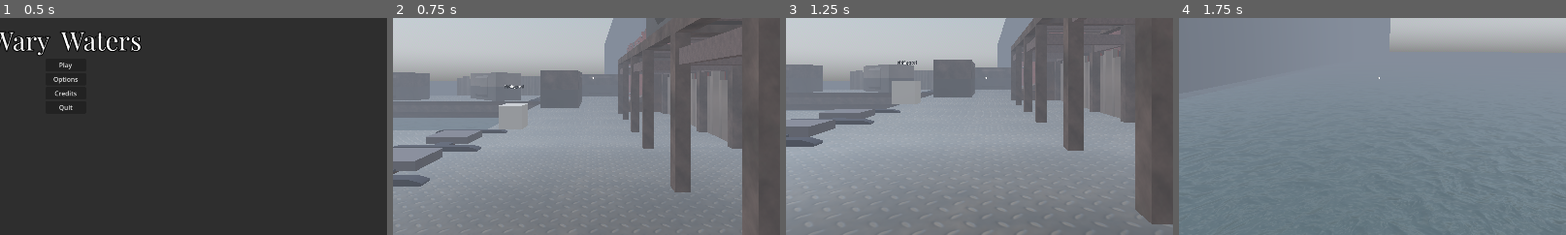
Above: before the commit, frames 1-4 (left to right).
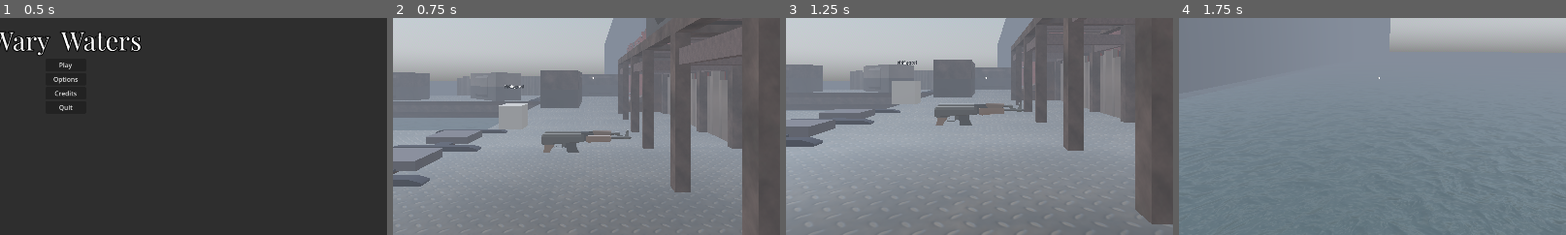
Above: after the commit, the same moments.

Repository: Nazsgull/FPS_Godot
Game: Godot game, scene res://scenes/UI/main_menu.tscn
The game is run twice, just before and just after one commit, with the same random seed, the same clock (stepped at 60 frames per second) and the same inputs.
Inputs (mouse positions are % of the whole screen's width and height, from its top left):
- Up to frame 1 (0.5 s): no input
- Up to frame 2 (0.75 s): click "Play" at 0.5 s
- Up to frame 3 (1.25 s): no input
- Up to frame 4 (1.75 s): tap Enter (ui_accept) at 1.25, 1.52 s; move the mouse to (55, 50) at 1.27 s; hold W (forward) from 1.28 s (still down); tap E (interact) at 1.35 s
The pictures show only the part of the screen within x 24-74%, y 36-86%; the shares and areas given below are measured in that part.

Frame 1 is identical in both runs. In frame 2, 1.3% of the frame differs, in the area x 38-62%, y 51-63%; in frame 3, 1.2%; in frame 4, nothing differs.

Commit message:
ak74u equipable y pickup

Diff:
--- a/scenes/maps/WaryWaters_WallMap.tscn
+++ b/scenes/maps/WaryWaters_WallMap.tscn
@@ -9,6 +9,7 @@
 [ext_resource type="PackedScene" uid="uid://dsi3ppghy4huk" path="res://scenes/objects/gestor_tiempo.tscn" id="7_vtp0w"]
 [ext_resource type="PackedScene" uid="uid://bsidce2fpxi8m" path="res://scenes/objects/wary_waters/fishing_rod_pickup.tscn" id="8_h7lfs"]
 [ext_resource type="PackedScene" uid="uid://drovt3td5ej7e" path="res://scenes/objects/wary_waters/neriglissar.tscn" id="9_yqr1e"]
+[ext_resource type="PackedScene" uid="uid://di6n3a85uxnyp" path="res://scenes/objects/wary_waters/ak74u_pickup.tscn" id="10_45300"]
 
 [sub_resource type="BoxShape3D" id="BoxShape3D_8yaxl"]
 size = Vector3(500, 1, 500)
@@ -119,7 +120,14 @@
 [node name="neriglissar" parent="." instance=ExtResource("9_yqr1e")]
 transform = Transform3D(-4.37114e-08, 0, -1, 0, 1, 0, 1, 0, -4.37114e-08, -33.6, 7, -6.99374e-08)
 
+[node name="equippable_pickup" parent="." instance=ExtResource("10_45300")]
+transform = Transform3D(1, 0, 0, 0, 1, 0, 0, 0, 1, -39.8, 4.8, 14.6)
+
+[node name="Button_fancy2" parent="." instance=ExtResource("5_jhipa")]
+transform = Transform3D(0.5, 0, 0, 0, 0.433013, 0.25, 0, -0.25, 0.433013, -25.8, 5.9567, -10.775)
+
 [connection signal="interacted" from="Button_fancy" to="Piston" method="_on_button_fancy_interacted"]
 [connection signal="interacted" from="Button_fancy" to="Fish_deposit" method="donate_1fish"]
 [connection signal="in_debt_s" from="Fish_deposit" to="." method="_on_fish_bank_in_debt_s"]
 [connection signal="ha_pasado_un_dia" from="GestorTiempo" to="." method="_on_gestor_tiempo_ha_pasado_un_dia"]
+[connection signal="interacted" from="Button_fancy2" to="Piston" method="_on_button_fancy_2_interacted"]
--- /dev/null
+++ b/scenes/objects/wary_waters/ak74u_equippable.tscn
@@ -0,0 +1,12 @@
+[gd_scene load_steps=3 format=3 uid="uid://bgpbwu8n4d3m4"]
+
+[ext_resource type="PackedScene" uid="uid://csj4m2tdlxwgf" path="res://scenes/objects/Abstract/base_equippable.tscn" id="1_r16x1"]
+[ext_resource type="PackedScene" uid="uid://bqqk6fmdvvtmk" path="res://assets/models_blend/AssaultRifle_3.glb" id="2_ujumq"]
+
+[node name="BaseEquippable" instance=ExtResource("1_r16x1")]
+
+[node name="pivot" parent="." index="0"]
+transform = Transform3D(0.996195, 0, -0.0871558, 0, 1, 0, 0.0871558, 0, 0.996195, 1, -1, 0)
+
+[node name="AK74u" parent="pivot/vis" index="0" instance=ExtResource("2_ujumq")]
+transform = Transform3D(-2.23517e-08, 0, 0.5, 0, 0.5, 0, -0.5, 0, -2.23517e-08, -5.96046e-08, 0, -0.5)
--- /dev/null
+++ b/scenes/objects/wary_waters/ak74u_pickup.tscn
@@ -0,0 +1,10 @@
+[gd_scene load_steps=3 format=3 uid="uid://di6n3a85uxnyp"]
+
+[ext_resource type="PackedScene" uid="uid://p3glnphhxh3o" path="res://scenes/objects/Abstract/base_pickup.tscn" id="1_7jlip"]
+[ext_resource type="PackedScene" uid="uid://bqqk6fmdvvtmk" path="res://assets/models_blend/AssaultRifle_3.glb" id="2_mtv7c"]
+
+[node name="equippable_pickup" instance=ExtResource("1_7jlip")]
+scene = "res://scenes/objects/wary_waters/ak74u_equippable.tscn"
+
+[node name="AssaultRifle_32" parent="." index="3" instance=ExtResource("2_mtv7c")]
+transform = Transform3D(1, 0, 0, 0, 1, 0, 0, 0, 1, -1.2, 0, 0)
--- a/scenes/objects/wary_waters/neriglissar.tscn
+++ b/scenes/objects/wary_waters/neriglissar.tscn
@@ -1,9 +1,8 @@
-[gd_scene load_steps=5 format=3 uid="uid://drovt3td5ej7e"]
+[gd_scene load_steps=4 format=3 uid="uid://drovt3td5ej7e"]
 
 [ext_resource type="PackedScene" uid="uid://dq1415g4dvpx4" path="res://assets/models_gltf/Neriglissar_platform/Neriglissar_WW_sección_babor.glb" id="1_puh8w"]
 [ext_resource type="PackedScene" uid="uid://nvxyuyrm2i3i" path="res://assets/models_gltf/Neriglissar_platform/Neriglissar_WW_sección_estribor.glb" id="2_otd24"]
 [ext_resource type="PackedScene" uid="uid://4d2130jduo17" path="res://assets/models_gltf/Neriglissar_platform/Neriglissar_WW_sección_puente.glb" id="3_734nw"]
-[ext_resource type="PackedScene" uid="uid://4asvsxmij85k" path="res://scenes/objects/button_fancy.tscn" id="4_l2ssc"]
 
 [node name="Neriglissar" type="Node3D"]
 
@@ -16,9 +15,6 @@
 [node name="Neriglissar_WW_sección_puente" parent="." instance=ExtResource("3_734nw")]
 transform = Transform3D(2, 0, 0, 0, 2, 0, 0, 0, 2, 0, 0, 0)
 
-[node name="Button_fancy" parent="." instance=ExtResource("4_l2ssc")]
-transform = Transform3D(0.259808, -0.15, 0, 0.15, 0.259808, 0, 0, 0, 0.3, -10.866, -1.074, -7.75)
-
 [node name="OmniLight3D" type="OmniLight3D" parent="."]
 transform = Transform3D(1, 0, 0, 0, 1, 0, 0, 0, 1, -12.35, 0, -5.6)
 light_volumetric_fog_energy = 2.27
--- a/scripts/piston.gd
+++ b/scripts/piston.gd
@@ -20,3 +20,7 @@
 
 func _on_timer_timeout():
 	pass # Replace with function body.
+
+
+func _on_button_fancy_2_interacted(body):
+	extender_retraer()
Not shown: 1 places in scenes/maps/WaryWaters_WallMap.tscn that only renumber resources
